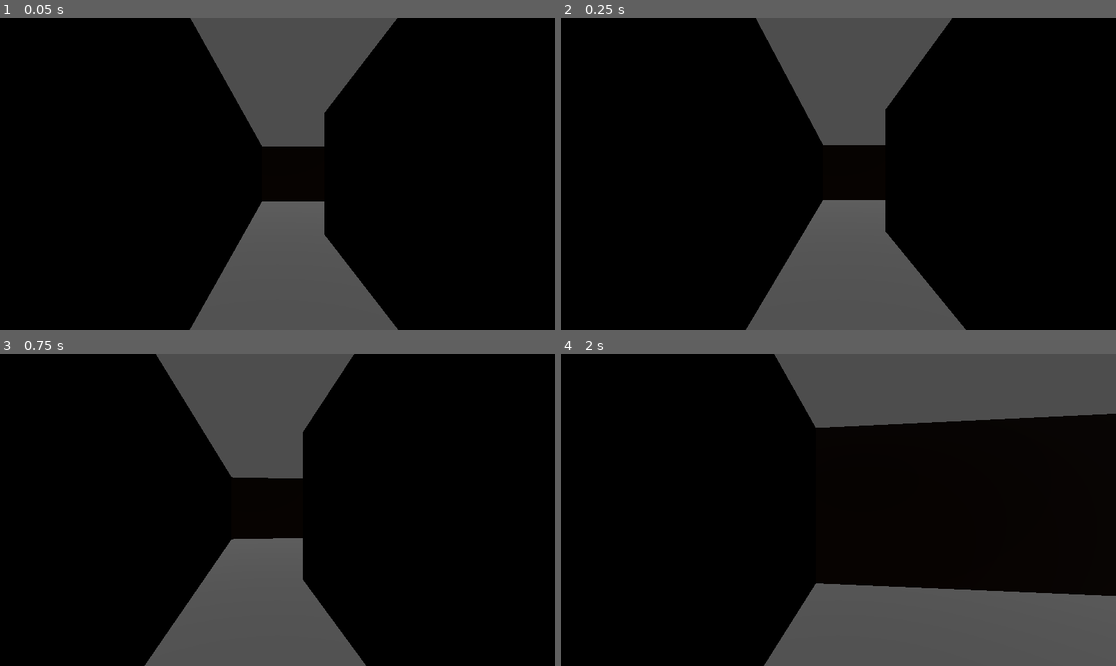
Above: before the commit, frames 1-4 (two rows, left to right).
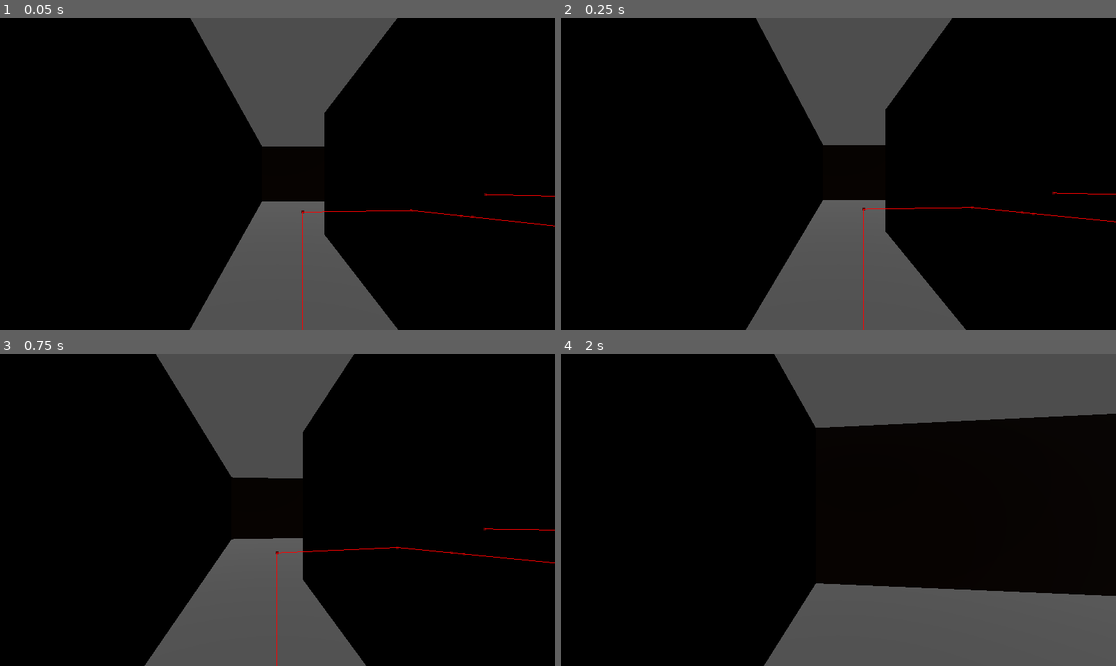
Above: after the commit, the same moments.

Repository: Sugihiru/unmaze
Game: Godot game, scene res://scenes/level.tscn
The game is run twice, just before and just after one commit, with the same random seed, the same clock (stepped at 60 frames per second) and the same inputs.
Inputs (mouse positions are in pixels of both pictures, inside the frame that each line leads up to):
- Up to frame 1 (0.05 s): no input
- Up to frame 2 (0.25 s): no input
- Up to frame 3 (0.75 s): tap Enter at 0.5 s; move the mouse to (305, 510) at 0.52 s; hold Z (forward) from 0.53 s (still down)
- Up to frame 4 (2 s): keep holding Z (forward); move the mouse to (810, 510) at 1.27 s

The runs differ from the first frame. In frame 1, 0.2% of the frame differs, in the area x 54-100%, y 56-100%; in frame 2, 0.2%; in frame 3, 0.2%, in the area x 49-100%, y 55-100%; in frame 4, nothing differs.

Commit message:
add pathfinding to monster

Diff:
--- a/scenes/level.tscn
+++ b/scenes/level.tscn
@@ -8,6 +8,7 @@
 [sub_resource type="NavigationMesh" id="NavigationMesh_thhcc"]
 vertices = PackedVector3Array(2.5, 4.5, 0, 2.5, 4.5, 3.75, 3.75, 4.5, 3.75, 4, 4.5, -0.25, -4, 4.5, 6.5, -9.5, 4.5, 7.5 …(1860 unchanged characters)…
 polygons = [PackedInt32Array(1, 0, 2), PackedInt32Array(2, 0, 3), PackedInt32Array(7, 6, 4), PackedInt32Array(4, 6, 5), …(1644 unchanged characters)…
+agent_height = 2.0
 
 [node name="Level" type="Node3D"]
 script = ExtResource("3_2m4gt")
--- a/scenes/monster.gd
+++ b/scenes/monster.gd
@@ -1,12 +1,22 @@
 extends CharacterBody3D
 
 @export var mvt_speed = 2.0
-var target = null
-var nav = null
+var acceleration = 10.0
+var target: Node3D = null
 var vel = Vector3()
+
+@onready var nav: NavigationAgent3D = $NavigationAgent3D
 
 func _physics_process(delta):
 	if target == null:
+		target = get_tree().get_first_node_in_group("players")
 		return
 
-	var path
+	var direction = Vector3()
+
+	nav.target_position = target.global_position
+	direction = nav.get_next_path_position() - global_position
+	direction = direction.normalized()
+
+	velocity = velocity.lerp(direction * mvt_speed, acceleration * delta)
+	move_and_slide()
--- a/scenes/monster.tscn
+++ b/scenes/monster.tscn
@@ -16,3 +16,6 @@
 [node name="MeshInstance3D" type="MeshInstance3D" parent="."]
 transform = Transform3D(1, 0, 0, 0, 1, 0, 0, 0, 1, 0, 1.07609, 0)
 mesh = SubResource("CapsuleMesh_qpmwe")
+
+[node name="NavigationAgent3D" type="NavigationAgent3D" parent="."]
+debug_enabled = true
--- a/scenes/player.tscn
+++ b/scenes/player.tscn
@@ -4,7 +4,7 @@
 
 [sub_resource type="CapsuleShape3D" id="CapsuleShape3D_as0xf"]
 
-[node name="Player" type="CharacterBody3D"]
+[node name="Player" type="CharacterBody3D" groups=["players"]]
 script = ExtResource("1_pvj8w")
 
 [node name="CollisionShape3D" type="CollisionShape3D" parent="."]
Not shown: 4 places in mesh_libraries/meshlib.tres that only renumber resources
